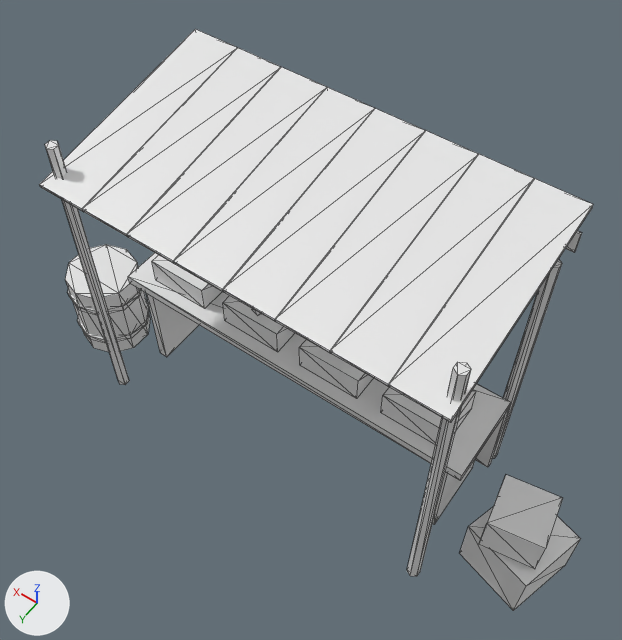
The glTF model models/village/props/market_stall.glb as it was, and as the next commit left it.
Both versions are drawn from a 50 mm camera at (-2.27, 3.04, 6.14) aimed at (-0.07, -0.04, 1.3). Every picture has the same lights, and +X, +Y and +Z are marked at lower left. The older version comes first. Mesh edges are drawn as thin lines. Where no turn or scale is listed for an object, it has been applied to the vertices.

The first picture shows 'Awning', 'Awning.001', 'Awning.002', 'Awning.003', 'Awning.004', 'Awning.005', 'Awning.006', 'Awning.007', 'Barrel', 'Counter', 'Crate.004', 'Crate.005' and 13 more.
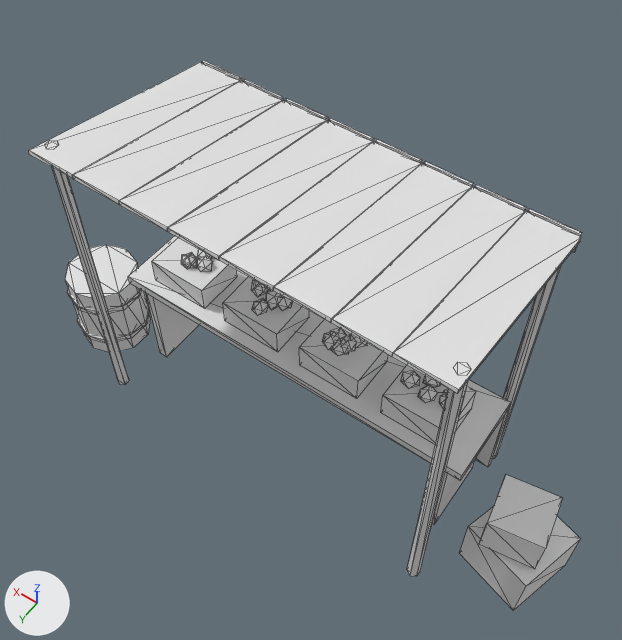
The change, as a list of edits to the scene's bpy script:
```text
Change ob_awning:
    ob_awning.rotation_euler: (-0.175, 0.0, 0.0) -> (0.175, 0.0, 0.0)  # degrees (-10, 0, 0) -> degrees (10, 0, 0)
Change ob_awning_001:
    ob_awning_001.rotation_euler: (-0.175, 0.0, 0.0) -> (0.175, 0.0, 0.0)  # degrees (-10, 0, 0) -> degrees (10, 0, 0)
Change ob_awning_002:
    ob_awning_002.rotation_euler: (-0.175, 0.0, 0.0) -> (0.175, 0.0, 0.0)  # degrees (-10, 0, 0) -> degrees (10, 0, 0)
Change ob_awning_003:
    ob_awning_003.rotation_euler: (-0.175, 0.0, 0.0) -> (0.175, 0.0, 0.0)  # degrees (-10, 0, 0) -> degrees (10, 0, 0)
Change ob_awning_004:
    ob_awning_004.rotation_euler: (-0.175, 0.0, 0.0) -> (0.175, 0.0, 0.0)  # degrees (-10, 0, 0) -> degrees (10, 0, 0)
Change ob_awning_005:
    ob_awning_005.rotation_euler: (-0.175, 0.0, 0.0) -> (0.175, 0.0, 0.0)  # degrees (-10, 0, 0) -> degrees (10, 0, 0)
Change ob_awning_006:
    ob_awning_006.rotation_euler: (-0.175, 0.0, 0.0) -> (0.175, 0.0, 0.0)  # degrees (-10, 0, 0) -> degrees (10, 0, 0)
Change ob_awning_007:
    ob_awning_007.rotation_euler: (-0.175, 0.0, 0.0) -> (0.175, 0.0, 0.0)  # degrees (-10, 0, 0) -> degrees (10, 0, 0)
```

Changed parts and their boxes (x1, y1, x2, y2) in the pictures (622 x 640 px):
'Awning', turned
    before: (389, 179, 593, 422)
    after: (393, 212, 582, 394)
'Awning.001', turned
    before: (331, 154, 535, 387)
    after: (331, 187, 526, 357)
'Awning.002', turned
    before: (275, 130, 478, 354)
    after: (273, 164, 472, 323)
'Awning.003', turned
    before: (223, 108, 425, 322)
    after: (219, 142, 421, 290)
'Awning.004', turned
    before: (173, 87, 375, 292)
    after: (167, 121, 373, 260)
'Awning.005', turned
    before: (127, 67, 327, 264)
    after: (119, 101, 327, 231)
'Awning.006', turned
    before: (82, 48, 281, 237)
    after: (73, 81, 283, 205)
'Awning.007', turned
    before: (39, 29, 237, 212)
    after: (29, 62, 240, 179)
